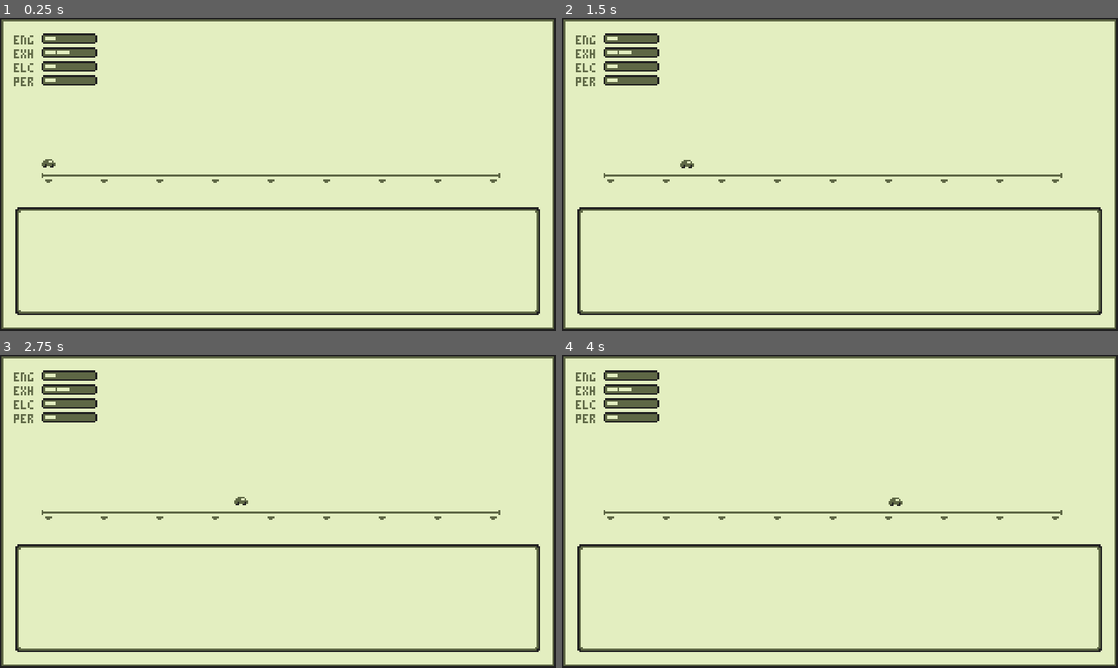
Above: before the commit, frames 1-4 (two rows, left to right).
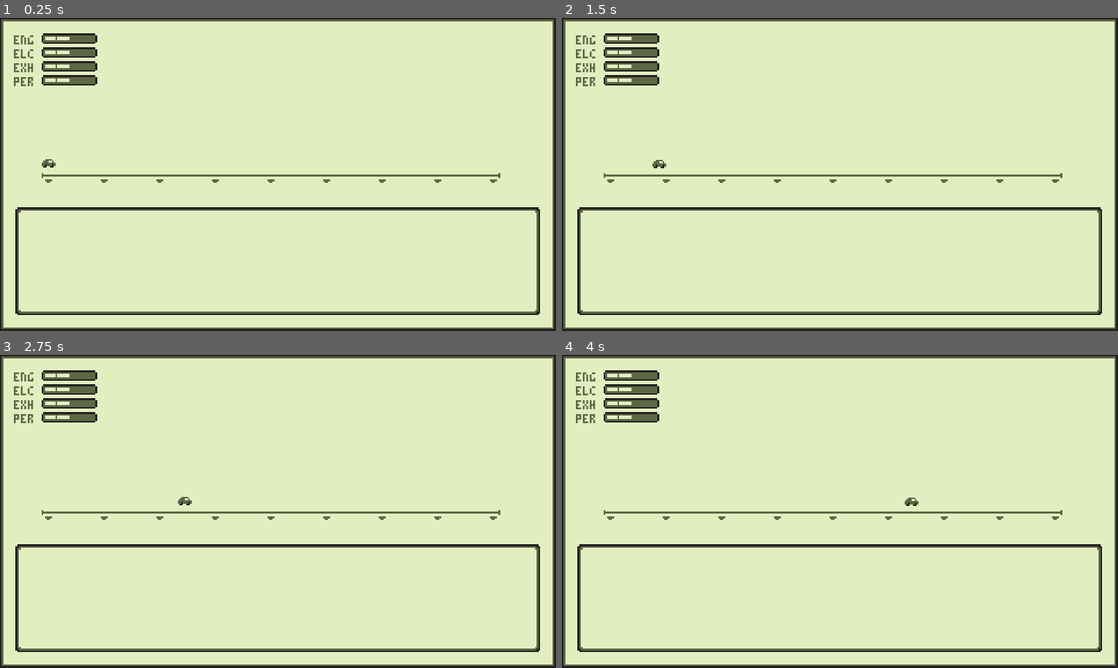
Above: after the commit, the same moments.

Repository: m-trigo/laika
Game: Godot game, scene res://src/scenes/Main.tscn
Two runs of this game, one before a commit and one after it. Both use one fixed random seed, a clock stepped at 60 frames per second and the inputs below.
Inputs:
- Up to frame 1 (0.25 s): no input
- Up to frame 2 (1.5 s): tap Enter at 0.5, 0.6, 1.35 s
- Up to frame 3 (2.75 s): tap Enter at 2.1 s
- Up to frame 4 (4 s): tap Enter at 2.85, 3.6 s

The runs differ from the first frame. In frame 1, 0.1% of the frame differs, in the area x 3-13%, y 6-21%; in frame 2, 0.2%, in the area x 3-24%, y 6-48%; in frame 3, 0.2%; in frame 4, 0.2%.

Commit message:
Implements the events system and dynamically updates the laika's performance based on its system health

Diff:
--- a/src/scenes/Main.tscn
+++ b/src/scenes/Main.tscn
@@ -68,3 +68,4 @@
 
 [node name="Track" parent="." instance=ExtResource( 7 )]
 [connection signal="pressed" from="Background/Esc" to="." method="_on_Esc_pressed"]
+[connection signal="arrived" from="Track" to="." method="_on_Track_arrived"]
--- a/src/scenes/Systems.tscn
+++ b/src/scenes/Systems.tscn
@@ -51,7 +51,7 @@
 frame = 4
 centered = false
 
-[node name="Peripherals" parent="." instance=ExtResource( 2 )]
+[node name="Peripheral" parent="." instance=ExtResource( 2 )]
 position = Vector2( 0, 24 )
 frames = SubResource( 6 )
 frame = 4
--- a/src/scenes/Track.tscn
+++ b/src/scenes/Track.tscn
@@ -1,8 +1,9 @@
 [gd_scene load_steps=6 format=2]
 
-[ext_resource path="res://src/scenes/Track.gd" type="Script" id=1]
+[ext_resource path="res://src/scripts/Track.gd" type="Script" id=1]
 [ext_resource path="res://assets/sprites/car.png" type="Texture" id=2]
 [ext_resource path="res://assets/sprites/track.png" type="Texture" id=3]
+
 
 [sub_resource type="Animation" id=1]
 resource_name = "Move"
@@ -58,3 +59,4 @@
 [node name="Idle" type="AnimationPlayer" parent="Car/CarSprite"]
 autoplay = "default"
 anims/default = SubResource( 2 )
+[connection signal="animation_finished" from="Car/Move" to="." method="_on_Move_animation_finished"]
--- a/src/scripts/Main.gd
+++ b/src/scripts/Main.gd
@@ -1,10 +1,41 @@
 extends Node2D
+
+var events := {
+	"Engine": [
+		"ENGINE STARTED SPUTTERING.\nBUT YOU MADE IT TO THE NEXT STOP.",
+		#"ENGINE IS OVERHEATING.\nYOU TELL YOURSELF: \"SLOW AND STEADY WINS THE RACE\".",
+		"RADIATOR IS LEAKING.\nYOU TOP IT OFF WITH VODKA.",
+		"HEAD GASKET IS LEAKING.\nTHE POOL OF OIL LOOKS LIKE BABUSHKA."
+	],
+	"Electrical": [
+		"BATTERY STARTED DYING.\nYOU SILENTLY PRAY WHEN TURNING THE KEY.",
+		"SPARK PLUGS HAVE WORN OUT.\nYOU AVOID GOING UPHILL.",
+		#"ALTERNATOR STOPPED WORKING.\nYOU TURN OFF THE RADIO TO SAVE BATTERY.",
+		"WIPERS ARE ALWAYS ON. YOU CANT TURN THEM OFF.\nIT WILL RAIN EVENTUALLY."
+	],
+	"Exhaust": [
+		"MUFFLER FELL OFF.\nYOU TURN UP THE RADIO.",
+		"CATALYC CONVERTED GOT STOLEN.\nIT SMELLS FUNNY. YOU OPEN THE WINDOWS.",
+		"RUSTED EXHAUST HAS A NEW HOLE.\nYOU TAPE IT AND MOVE ON.",
+	],
+	"Peripheral": [
+		"WINDSHIELD CRACKED.\nLITTLE BY LITTLE THE CRACK WIDENS",
+		"TIRES STARTED LEAKING.\nON THE BRIGHT SIDE, LEFT TURNS ARE NOW EASIER.",
+		#"BACK BUMPER FELL OFF AND STARTED DRAGGING.\nPOOR BABUSHKA BUMBER STICKERS.",
+		"HEADLIGHTS BURNT OFF.\nYOU STOP DRIVING AT NIGHT.",
+	]
+}
+var events_list : Array = []
+var event_index : int = 0
 
 func _unhandled_key_input( event: InputEventKey ) -> void:
 	if event.pressed && event.scancode == KEY_ESCAPE:
 		_on_Esc_pressed()
 	if event.pressed && event.scancode == KEY_ENTER:
-		$Track.move_car_to_next_stop()
+		var total_health : float = 0
+		for system in $Systems.get_children():
+			total_health += system.health()
+		$Track.move_car_to_next_stop( total_health / 16 )
 
 func _on_Esc_pressed() -> void:
 		get_tree().quit()
@@ -12,4 +43,14 @@
 func _ready() -> void :
 	randomize()
 	for system in $Systems.get_children():
-		system.damage( randi() % 4 )
+		system.damage( 2 )
+	for system in events.keys():
+		for event in events[ system ]:
+			events_list.push_back( { "system": system, "text" : event } )
+	events_list.shuffle()
+
+func _on_Track_arrived() -> void:
+	var event = events_list[ event_index ]
+	$DialogueBox/Label.text = "YOUR %s" % event.text
+	$Systems.get_node( event.system ).damage( 1 )
+	event_index = ( event_index + 1 ) % len( events_list )
--- a/src/scenes/Track.gd
+++ b/src/scripts/Track.gd
@@ -1,13 +1,16 @@
 extends Node2D
+
+signal arrived
 
 var stop_index : int = 0
 var stops : Array = []
 
-func move_car_to_next_stop() -> void:
+func move_car_to_next_stop( speed : float ) -> void:
 	stop_index = ( stop_index + 1 ) % len ( stops )
 	var anim = $Car/Move.get_animation( "Move" )
 	anim.track_set_key_value( 0, 0, $Car.position )
 	anim.track_set_key_value( 0, 1, stops[ stop_index ] )
+	$Car/Move.playback_speed = speed + 0.1
 	$Car/Move.play( "Move" )
 
 func _ready() -> void:
@@ -19,3 +22,6 @@
 		stop.centered = false
 		stop.position = pos + Vector2.DOWN * 12
 		add_child( stop )
+
+func _on_Move_animation_finished( _anim_name: String ) -> void:
+	emit_signal( "arrived" )
Not shown: 1 places in src/scenes/Main.tscn that only renumber resources
